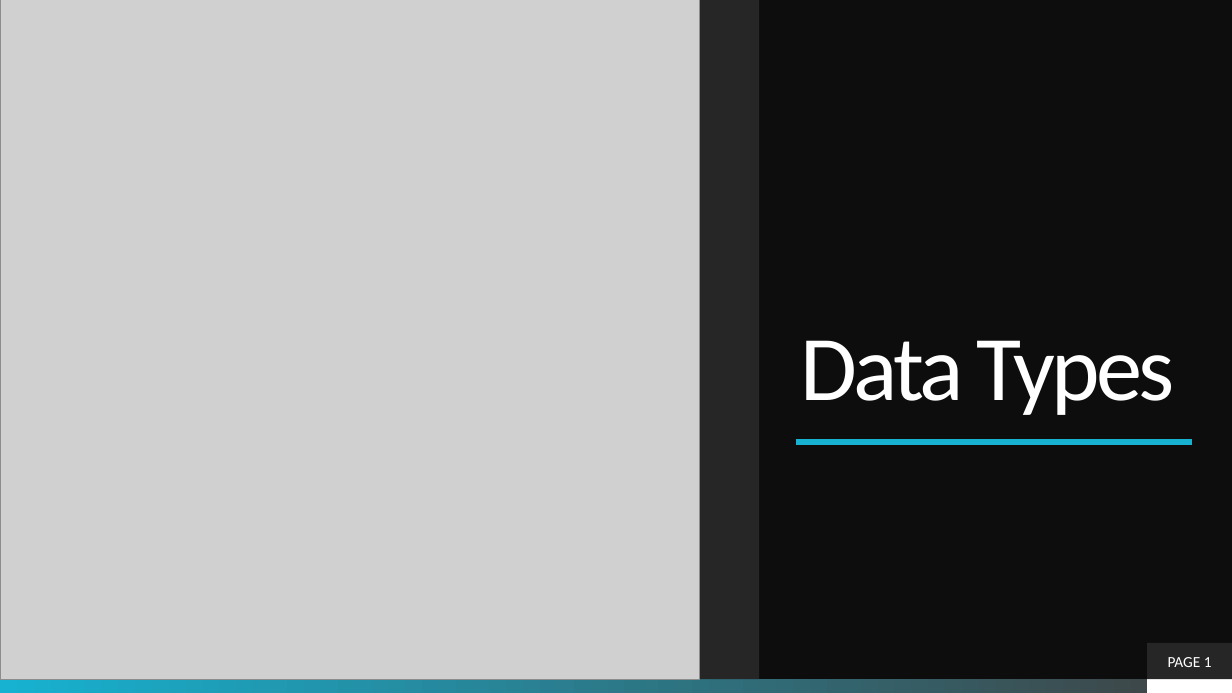
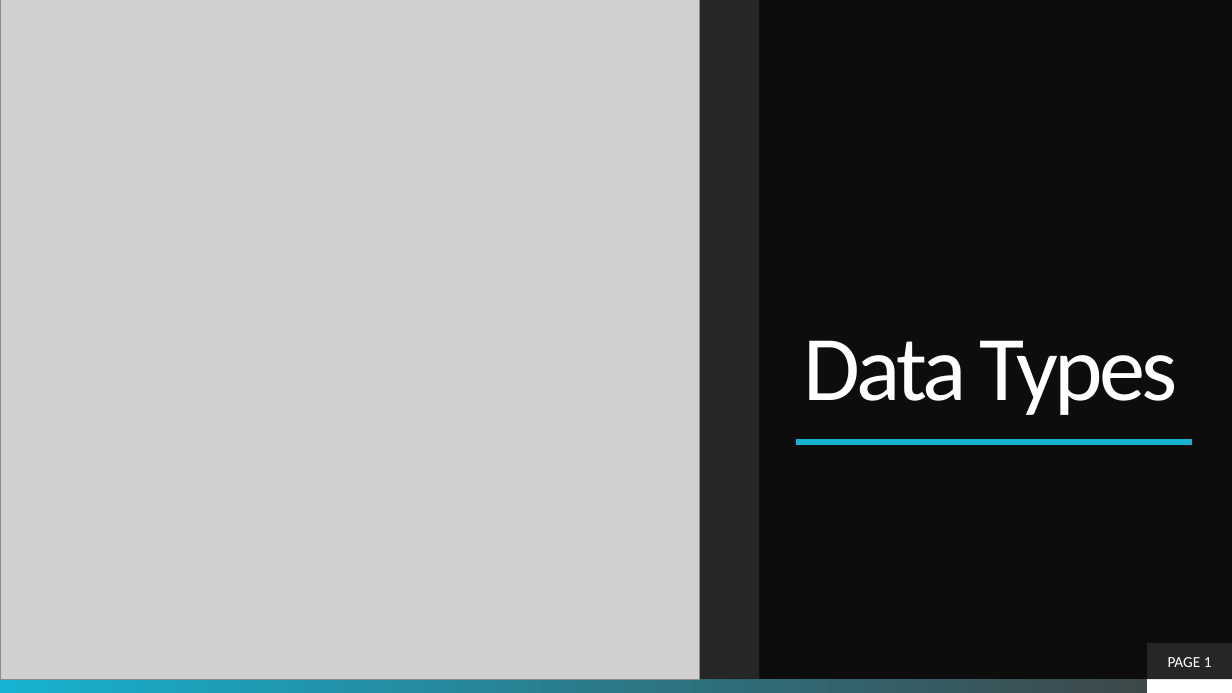
Before and after one commit to theLeonidas/Courses, a slide deck: slide 1 of courseMaterial/Objective-3-Primitives/Data Types [Autosaved].pptx. Drawn at 1232x693 pixels with LibreOffice and Linux fonts; fonts in the diff are those of the drawing; grey boxes stand for pictures; background and template pictures are left out. Boxes give left, top, right and bottom in pixels: in the first picture for what was removed or moved away, otherwise in the second. Text is boxed around its words. In the diff, an @@ line names an element or a change of style, - is before the commit and + after.

```diff
--- a/courseMaterial/Objective-3-Primitives/Data Types [Autosaved].pptx
+++ b/courseMaterial/Objective-3-Primitives/Data Types [Autosaved].pptx
@@ title "Data Types" at <box>804,340,1178,415</box>: alignment left to centre @@
```
Also in this commit, not shown: 12 other slides changed, 17 other files.
